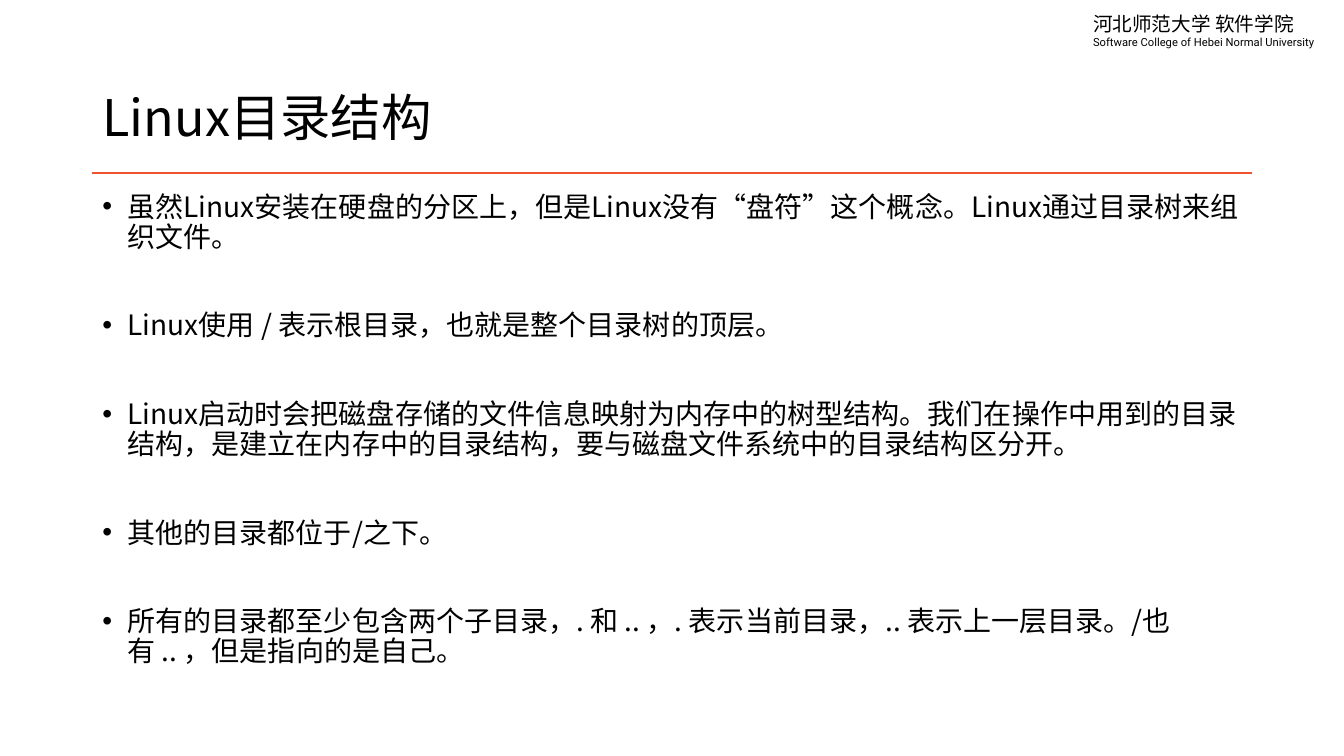
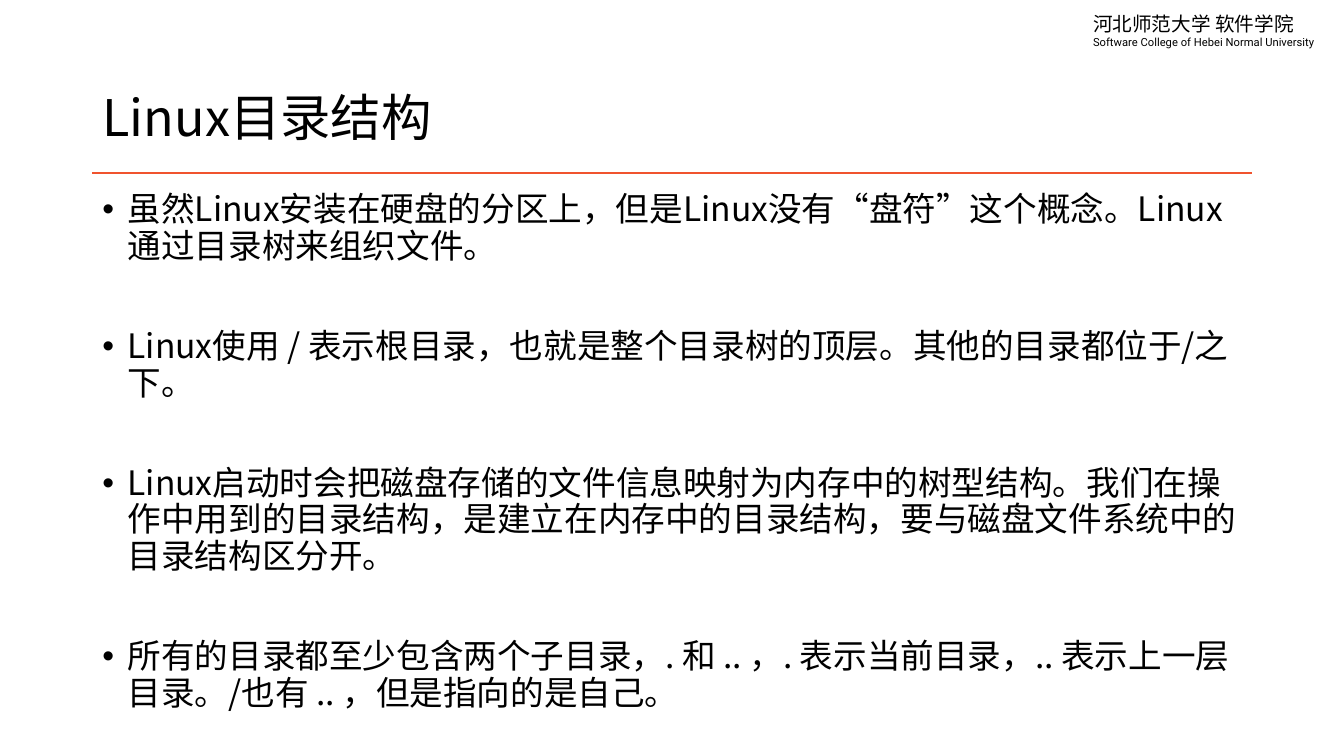
Before and after one commit to edu2act/course-linux-system, a slide deck: slide 3 of materials/slides/ch02-file-system-and-dir-architecture.pptx. Drawn at 1344x756 pixels with LibreOffice and Linux fonts; fonts in the diff are those of the drawing. Boxes give left, top, right and bottom in pixels: in the first picture for what was removed or moved away, otherwise in the second. Text is boxed around its words. In the diff, an @@ line names an element or a change of style, - is before the commit and + after.

```diff
--- a/materials/slides/ch02-file-system-and-dir-architecture.pptx
+++ b/materials/slides/ch02-file-system-and-dir-architecture.pptx
@@ text at box(128, 192, 1237, 711): size 20 to 24 pt in "虽然Linux安装在硬盘的分区上，但是Linux没有“盘符”这个概念。Linux通过目录树来组织文件。", "Linux启动时会把磁盘存储的文件信息映射为内存中的树型结构。我们在操作中用到的目录结构，是建立在内存中的目录结构，要与 ...", "所有的目录都至少包含两个子目录，. 和 .. ，. 表示当前目录，.. 表示上一层目录。/也有 .. ..." @@
@@ text at box(128, 329, 1228, 398): text changed; size 20 to 24 pt @@
-• Linux使用 / 表示根目录，也就是整个目录树的顶层。
+• Linux使用 / 表示根目录，也就是整个目录树的顶层。其他的目录都位于/之下。
@@ text at box(128, 519, 448, 548): paragraph removed @@
-• 其他的目录都位于/之下。
```
Also in this commit, not shown: 11 other slides changed, 5 other files.
